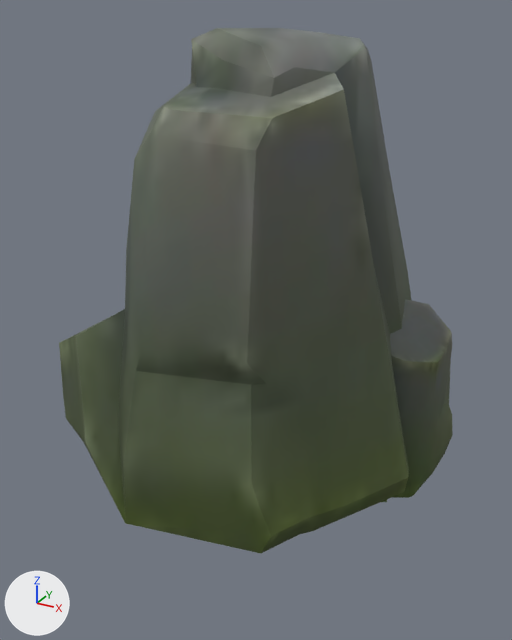
Before and after pictures for a commit that changed the glTF model public/models/props/slab.glb.
Camera for both pictures: a 50 mm camera at (2.35, -4.14, 3.6) aimed at (0.05, 0.04, 1.51). Every picture has the same lights, and +X, +Y and +Z are marked at lower left. The older version comes first. Vertices at exactly the same position are counted once.

Objects in the first picture: 'Rock_Medium_1.001'.
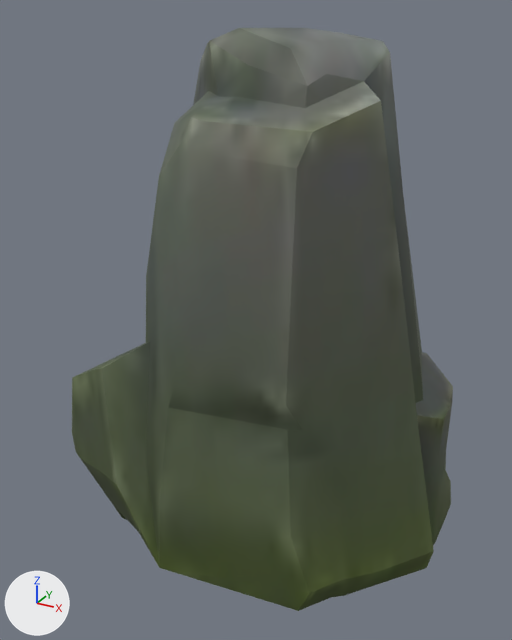
Edits to the scene script, one JSON object a line:
```json
{"block": "me_cube_005_retopology_002", "where": "# used by ob_rock_medium_1_001; location = (0.0, 0.0, 0.0)"}
{"op": "remove", "block": "me_cube_005_retopology_002", "code": "me_cube_005_retopology_002.from_pydata(...)  # 297 vertices, 586 faces; spans x -1.35..1.46, y -1.29..1.19, z 0.0..3.5"}
{"op": "add", "block": "me_cube_005_retopology_002", "code": "me_cube_005_retopology_002.from_pydata(...)  # 297 vertices, 586 faces; spans x -1.55..1.55, y -1.0..1.0, z -0.7..3.5"}
{"block": "me_cube_005_retopology_002", "change": "me_cube_005_retopology_002 part 1: the loose piece of 173 vertices spanning x -1.35..1.32, y -1.29..1.19, z 0.0..3.5 is multiplied about its middle by the matrix ((1.159, -0.036, 0.0), (-0.024, 0.809, 0.0), (0.0, 0.0, 1.2)), then moved by (0.01, 0.05, -0.35)"}
{"block": "me_cube_005_retopology_002", "change": "me_cube_005_retopology_002 part 2: the loose piece of 124 vertices spanning x 0.27..1.46, y -0.34..0.96, z 0.38..1.85 is multiplied about its middle by the matrix ((1.127, -0.067, 0.0), (-0.081, 0.848, 0.0), (0.0, 0.0, 1.2)), then moved by (0.01, 0.01, -0.48)"}
```

Location of each change, [x1, y1, x2, y2] in pixels of the pictures (512 x 640 px; the box of a moved part takes in the faces that stretch with it):
```json
{"object": "Rock_Medium_1.001", "change": "reshaped", "before": [59, 28, 453, 553], "after": [72, 28, 453, 611], "on screen": "11% taller"}
{"part": 1, "of": "me_cube_005_retopology_002", "change": "moved or reshaped", "before": [59, 28, 411, 553], "after": [72, 28, 434, 611]}
{"part": 2, "of": "me_cube_005_retopology_002", "change": "moved or reshaped", "before": [382, 299, 453, 502], "after": [416, 352, 453, 545]}
```
